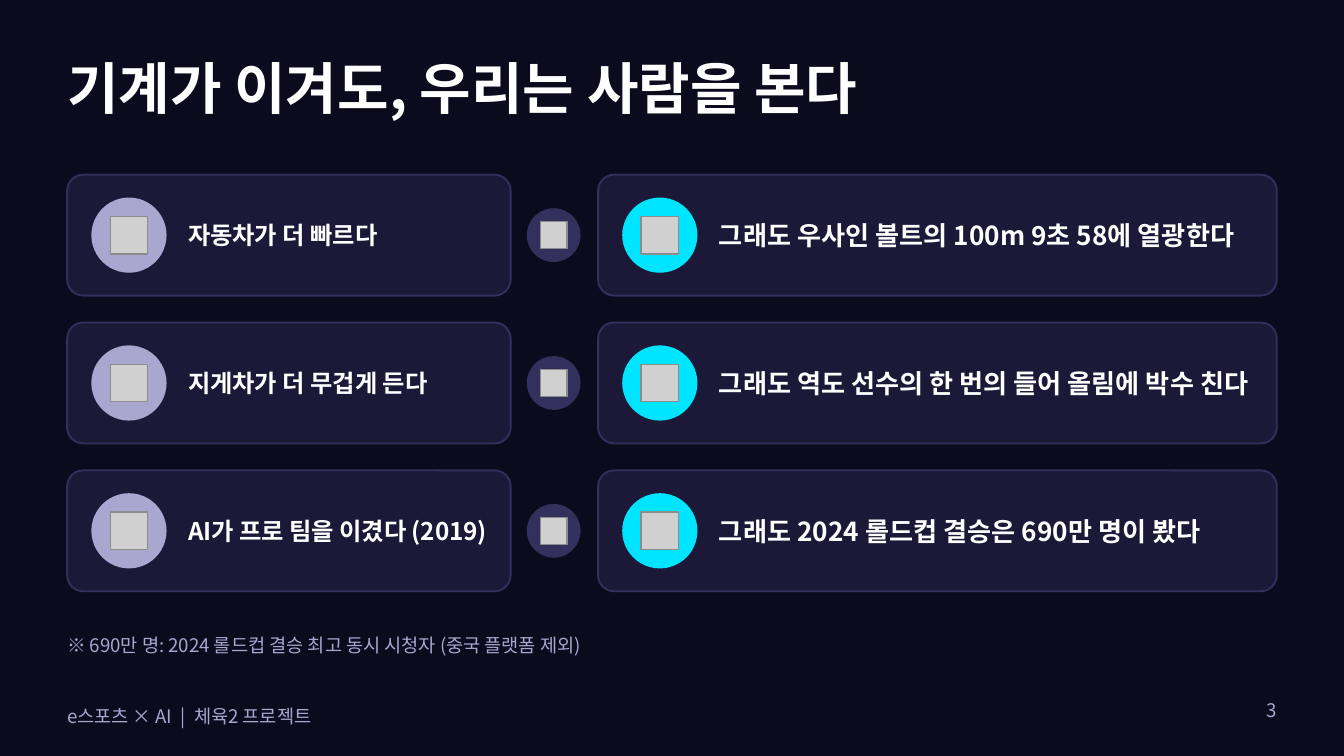
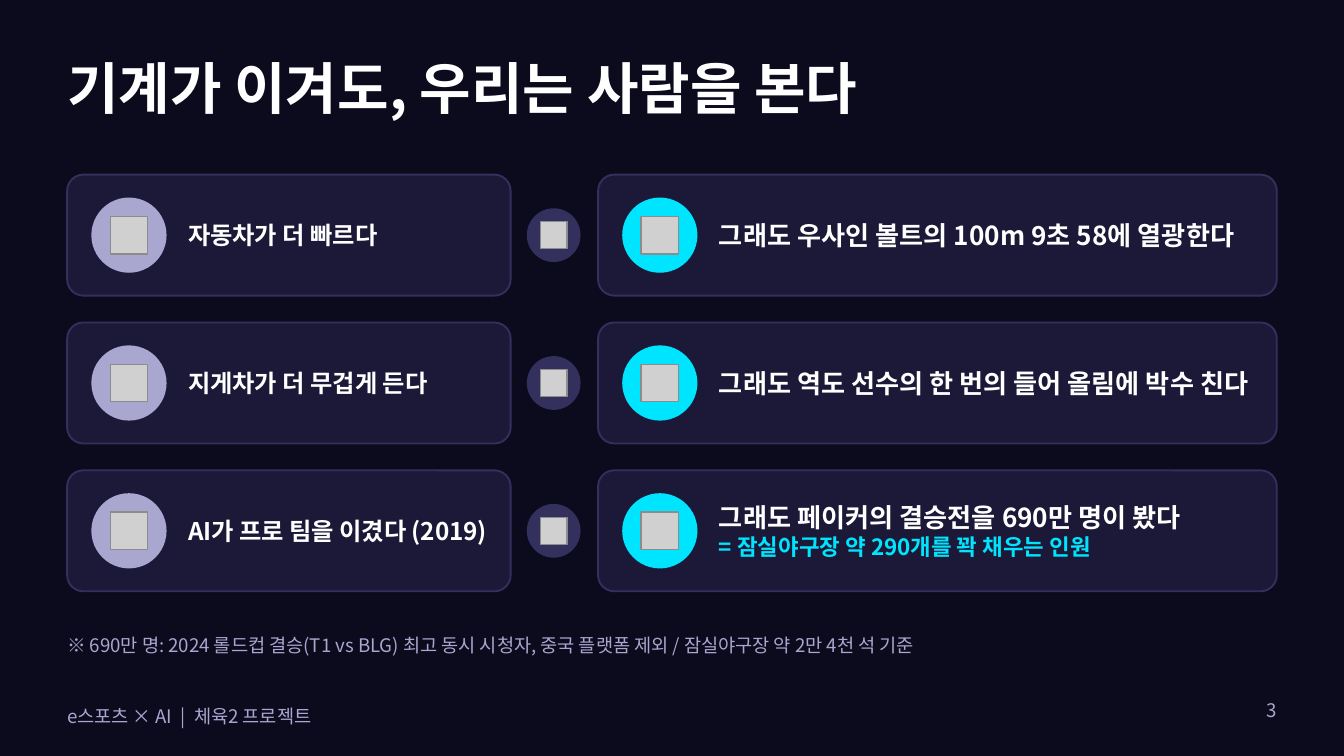
Before and after one commit to timetraveltimetravel/-, a slide deck: slide 3 of esports-ai/sports_ai_presentation.pptx. Drawn at 1344x756 pixels with LibreOffice and Linux fonts; fonts in the diff are those of the drawing; grey boxes stand for pictures. Boxes give left, top, right and bottom in pixels: in the first picture for what was removed or moved away, otherwise in the second. Text is boxed around its words. In the diff, an @@ line names an element or a change of style, - is before the commit and + after.

```diff
--- a/esports-ai/sports_ai_presentation.pptx
+++ b/esports-ai/sports_ai_presentation.pptx
@@ text at <box>719,505,1181,557</box>: text changed @@
-그래도 2024 롤드컵 결승은 690만 명이 봤다
+그래도 페이커의 결승전을 690만 명이 봤다
+= 잠실야구장 약 290개를 꽉 채우는 인원
@@ text at <box>90,636,914,656</box>: text changed @@
-※ 690만 명: 2024 롤드컵 결승 최고 동시 시청자 (중국 플랫폼 제외)
+※ 690만 명: 2024 롤드컵 결승(T1 vs BLG) 최고 동시 시청자, 중국 플랫폼 제외 / 잠실야구장 약 2만 4천 석 기준
```
Also in this commit, not shown: 1 other file.
